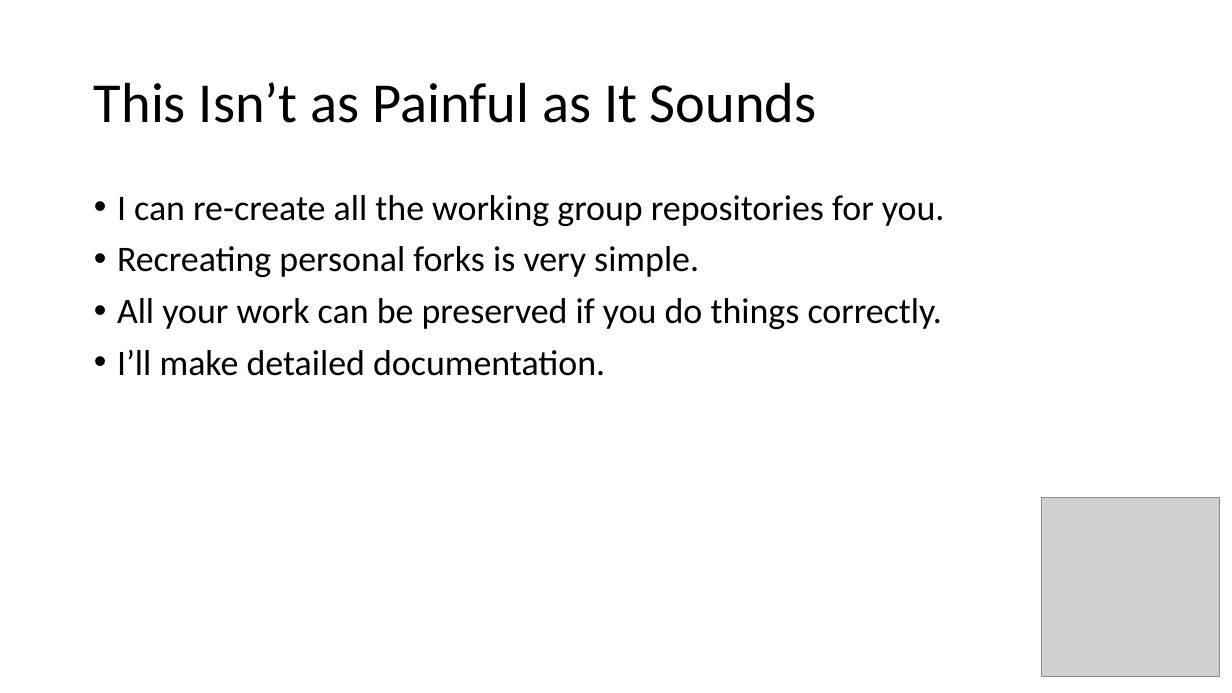
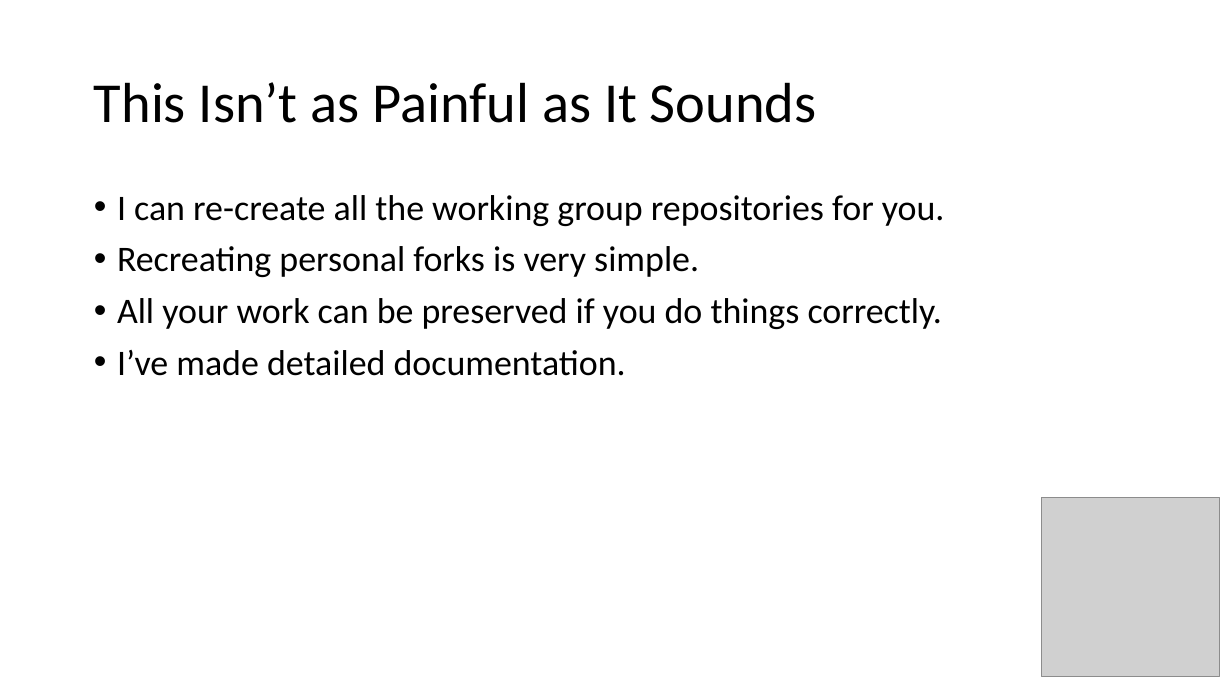
Before and after one commit to mpi-forum/mpi-forum.github.io, a slide deck: slide 5 of slides/2020/02/2020-02-19-MPI-Standard-Public.pptx. Drawn at 1232x693 pixels with LibreOffice and Linux fonts; fonts in the diff are those of the drawing; grey boxes stand for pictures. Boxes give left, top, right and bottom in pixels: in the first picture for what was removed or moved away, otherwise in the second. Text is boxed around its words. In the diff, an @@ line names an element or a change of style, - is before the commit and + after.

```diff
--- a/slides/2020/02/2020-02-19-MPI-Standard-Public.pptx
+++ b/slides/2020/02/2020-02-19-MPI-Standard-Public.pptx
@@ text at bbox=[117, 350, 626, 376]: text changed @@
-• I’ll make detailed documentation.
+• I’ve made detailed documentation.
```
Also in this commit, not shown: 1 other slide changed, 4 other files.
